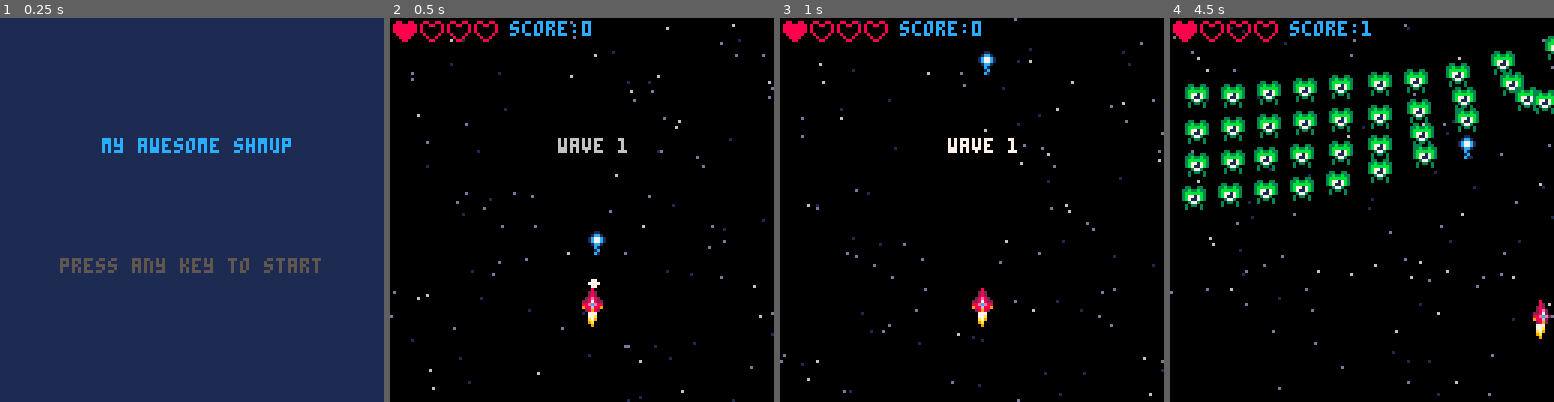
Above: before the commit, frames 1-4 (left to right).
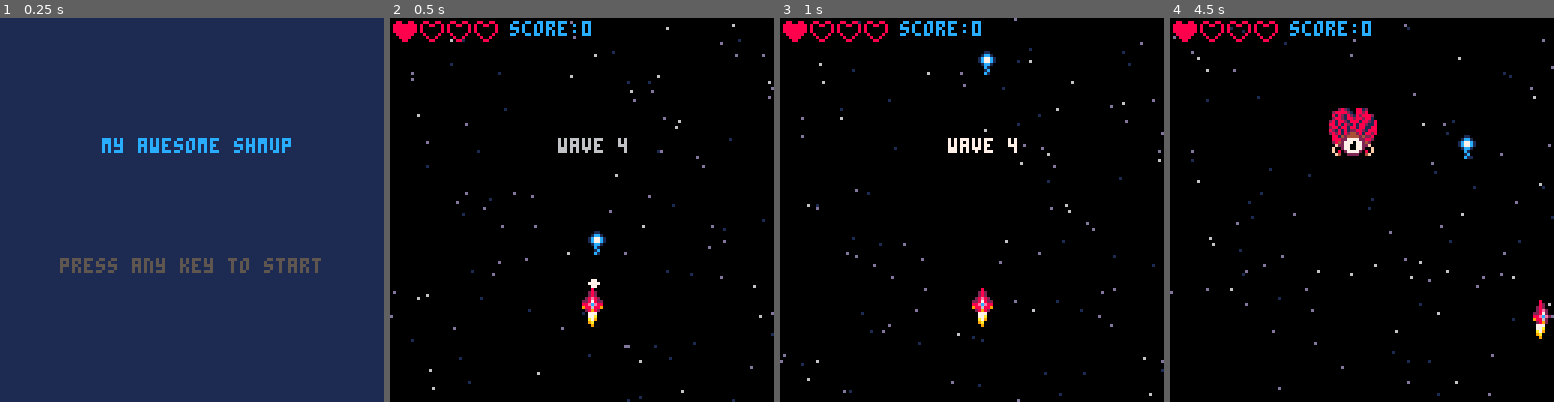
Above: after the commit, the same moments.

Repository: theRenard/shmup
Game: PICO-8 cartridge shmup_sep.p8
Two runs of this game, one before a commit and one after it. Both use one fixed random seed, a clock stepped at 60 frames per second and the inputs below.
Inputs:
- Up to frame 1 (0.25 s): no input
- Up to frame 2 (0.5 s): tap X (X key) at 0.33 s
- Up to frame 3 (1 s): tap O (Z key) at 0.7 s
- Up to frame 4 (4.5 s): tap X (X key) at 1.07, 1.85, 2.97, 4.08 s; hold Right 1.6-2.1 s; tap O (Z key) every 0.4 s from 1.7 to 4.1 s; hold Up 2.15-2.42 s; hold Right 2.47-3.03 s; hold Left 3.08-3.58 s; hold Down 3.63-3.97 s; hold Right from 4.02 s (still down)

Frame 1 is identical in both runs. In frame 2, less than 0.1% of the frame differs, in the area x 59-62%, y 31-36%; in frame 3, less than 0.1%; in frame 4, 11%, in the area x 3-100%, y 0-50%.

Commit message:
Refactor enemy movement, add enemy attack behavior, adjust attack frequency, and fix bullet movement bug

Diff:
--- a/behavior.lua
+++ b/behavior.lua
@@ -15,9 +15,10 @@
 
     if abs(myen.y-myen.posy) < 0.7 then
       myen.y=myen.posy
-      myen.mission = 'protec'
+      myen.x=myen.posx
+      myen.mission = 'protect'
     end
-  elseif myen.mission == 'protec' then
+  elseif myen.mission == 'protect' then
     -- do nothing
   elseif myen.mission == 'attack' then
 
@@ -67,29 +68,71 @@
 
     elseif myen.entype == 4 then
       -- move towards the player
-      myen.sy = 0.5
+      myen.sy = 0.35
+
+      if myen.y > 110 then
+        myen.sy = 1
+      else
+        if t % 20 == 0 then
+          firespread(myen, 8, 2, rnd())
+        end
+      end
     end
     move(myen)
   end
 end
 
-function picking()
+function picktimer()
   if mode != "game" then
     return
   end
 
+  if t > nextfire then
+    pickfire()
+    nextfire = t + 20 + rnd(20)
+  end
+
   if t % attackfreq == 0 then
-    local maxnum = min(10, #enemies)
-    local myindex = flr(rnd(maxnum))
-    myindex=#enemies-myindex
+    pickattack()
+  end
+end
 
-    local myen=enemies[myindex]
-    if myen.mission == 'protec' then
-      myen.mission = 'attack'
-      myen.anispd*=4
-      myen.wait = 30
-      myen.shake = 60
-    end
+function pickattack()
+  local maxnum = min(10, #enemies)
+  local myindex = flr(rnd(maxnum))
+  myindex=#enemies-myindex
+
+  local myen=enemies[myindex]
+
+  if myen == nil then
+    return
+  end
+
+  if myen.mission == 'protect' then
+    myen.mission = 'attack'
+    myen.anispd*=4
+    myen.wait = 30
+    myen.shake = 60
+  end
+end
+
+function pickfire()
+  local maxnum = min(10, #enemies)
+  local myindex = flr(rnd(maxnum))
+  myindex=#enemies-myindex
+
+  local myen=enemies[myindex]
+
+  if myen == nil then
+    return
+  end
+
+  if myen.mission == 'protect' then
+    -- myen.mission = 'attack'
+    -- myen.anispd*=4
+    -- myen.wait = 30
+    -- myen.shake = 60
+    fire(myen, 0, 2)
   end
 end
 
@@ -97,3 +140,16 @@
   obj.x += obj.sx
   obj.y += obj.sy
 end
+
+function killen(myen)
+  del(enemies, myen)
+  sfx(2)
+  score += 1
+  explode(myen.x + 4, myen.y + 4)
+
+  if myen.mission =="attack" then
+    if rnd(1) < 0.5 then
+      pickattack()
+    end
+  end
+end
--- /dev/null
+++ b/bullets.lua
@@ -0,0 +1,31 @@
+function fire(myen, ang, spd)
+  local myebul = makespr()
+  myebul.spr = 32
+  myebul.x = myen.x+3
+  myebul.y = myen.y+4
+
+  if (myen.entype == 4) then
+    myebul.x = myen.x+7
+    myebul.y = myen.y+6
+  end
+
+  myebul.ani = { 32, 33, 34, 33 }
+  myebul.anispd = 0.4
+
+  myebul.sx = sin(ang)*spd
+  myebul.sy = cos(ang)*spd
+
+  myebul.colw=6
+  myebul.colh=6
+  myebul.bulmode = true
+  myen.flash = 3
+  sfx(29)
+  add(ebuls, myebul)
+end
+
+function firespread(myen, num, spd, base)
+  base = base or 0
+  for i=1,num do
+    fire(myen, 1/num*i+base, spd)
+  end
+end
--- a/draw.lua
+++ b/draw.lua
@@ -77,8 +77,12 @@
      del(parts,myp)
     end
    end
+  end
 
-  end
+  --drawing bullets
+  for myebul in all(ebuls) do
+    drwmyspr(myebul)
+   end
 
   print("score:"..score,40,1,12)
 
--- a/main.lua
+++ b/main.lua
@@ -51,7 +51,7 @@
 
  function startgame()
   t=0
-  wave=0
+  wave=3
   nextwave()
 
   ship=makespr()
@@ -72,6 +72,7 @@
   lives=1
   invul=0
   attackfreq=60
+  nextfire=0
 
   stars={}
   for i=1,100 do
@@ -83,11 +84,9 @@
   end
 
   buls={}
-
+  ebuls={}
   enemies={}
-
   parts={}
-
   shwaves={}
 
  end
--- a/shmup_sep.p8
+++ b/shmup_sep.p8
@@ -7,6 +7,7 @@
 #include draw.lua
 #include waves_and_enemies.lua
 #include behavior.lua
+#include bullets.lua
 
 __gfx__
 0000000000080000000800000008000000000000007770000077700000a790000097a00000777000000000000000000000000000088008800880088000000000
@@ -25,12 +26,12 @@
 000c1000009aa900000c100000000000000000000037730000377300003773000037730000000000000000000000000000000000000000000000000000000000
 0001c000000990000001c00000000000000000000303303003033030030330300303303000000000000000000000000000000000000000000000000000000000
 000c100000000000000c100000000000000000000300003030000003300000030300003000000000000000000000000000000000000000000000000000000000
-009aa900000000000000000000000000000000000000000000000000022002200220022002822800000000000000000002822800000000000000000000000000
-09aaaa90000000000000000000000000000000000000000000000000088228800882288082882222008820000000000082882222000000000000000000000000
-9aa77aa9000000000000000000000000000000000000000000000000877778788777777882228288022282800002820082228288000000000000000000000000
-09a77a90000000000000000000000000000000000000000000000000887887788771777822828228028282200282822022828228000000000000000000000000
-009aa900000000000000000000000000000000000000000000000000878887888771177828877822088778200887782028877822000000000000000000000000
-0009900000000000000000000000000000000000000000000000000027787872277777728277c7820277c7800277c7808277c782000000000000000000000000
+02222000011110000000000000000000000000000000000000000000022002200220022002822800000000000000000002822800000000000000000000000000
+20ee0200102201000077000000000000000000000000000000000000088228800882288082882222008820000000000082882222000000000000000000000000
+2e77e200126621000777700000000000000000000000000000000000877778788777777882228288022282800002820082228288000000000000000000000000
+2e77e200126621000777700000000000000000000000000000000000887887788771777822828228028282200282822022828228000000000000000000000000
+20ee0200102201000077000000000000000000000000000000000000878887888771177828877822088778200887782028877822000000000000000000000000
+0222200001111000000000000000000000000000000000000000000027787872277777728277c7820277c7800277c7808277c782000000000000000000000000
 000000000000000000000000000000000000000000000000000000002002200220022002087cc780087cc780087cc780087cc780000000000000000000000000
 00000000000000000000000000000000000000000000000000000000020880200208802000877800008778000087780000877800000000000000000000000000
 00000000000000000000000000000000000000000000000000000000000000000000000000000000000000000000000000000000000000000000000000000000
--- a/tools.lua
+++ b/tools.lua
@@ -43,8 +43,17 @@
 
   if myspr.shake > 0 then
     myspr.shake -= 1
-    sprx += abs(sin(t/2.5))
-  end
+    --sprx += abs(sin(t/2.5)*1.5)
+    if t % 4 <2 then
+      sprx += 1
+    end
+  end
+
+  if myspr.bulmode then
+    sprx -= 2
+    spry -= 2
+  end
+
   spr(myspr.spr,sprx,spry,myspr.sprw,myspr.sprh)
  end
 
@@ -221,3 +230,11 @@
   myspr.colh=8
   return myspr
  end
+
+ function animate(entity)
+  entity.aniframe += entity.anispd
+  if flr(entity.aniframe) > #entity.ani then
+    entity.aniframe = 1
+  end
+  entity.spr = entity.ani[flr(entity.aniframe)]
+ end
--- a/update.lua
+++ b/update.lua
@@ -26,6 +26,8 @@
       newbul.y = ship.y - 3
       newbul.spr = 16
       newbul.colw = 6
+      newbul.sy = -4
+
       add(buls, newbul)
 
       sfx(0)
@@ -54,12 +56,21 @@
   end
 
   --move the bullets
-  for i = #buls, 1, -1 do
-    local mybul = buls[i]
-    mybul.y = mybul.y - 4
+  for mybul in all(buls) do
+    move(mybul)
 
     if mybul.y < -8 then
       del(buls, mybul)
+    end
+  end
+
+  --move the enemy bullets
+  for mybul in all(ebuls) do
+    move(mybul)
+    animate(mybul)
+
+    if mybul.y > 128 or mybul.x < -8 or mybul.x > 128 or mybul.y < -8 then
+      del(ebuls, mybul)
     end
   end
 
@@ -69,11 +80,8 @@
     doenemy(myen)
 
     -- animate enemy
-    myen.aniframe += myen.anispd
-    if flr(myen.aniframe) > #myen.ani then
-      myen.aniframe = 1
-    end
-    myen.spr = myen.ani[flr(myen.aniframe)]
+    animate(myen)
+
 
     --check if enemy is offscreen
     if myen.mission != 'flyin' then
@@ -95,10 +103,7 @@
         myen.flash = 2
 
         if myen.hp <= 0 then
-          del(enemies, myen)
-          sfx(2)
-          score += 1
-          explode(myen.x + 4, myen.y + 4)
+          killen(myen)
         end
       end
     end
@@ -118,6 +123,19 @@
     invul -= 1
   end
 
+  --collision ship x enemy bullets
+  if invul <= 0 then
+    for mybul in all(ebuls) do
+      if col(mybul, ship) then
+        explode(ship.x + 4, ship.y + 4, true)
+        lives -= 1
+        sfx(1)
+        invul = 60
+        del(ebuls, mybul)
+      end
+    end
+  end
+
   if lives <= 0 then
     mode = "over"
     lockout = t + 30
@@ -126,7 +144,7 @@
   end
 
   --picking
-  picking()
+  picktimer()
 
   --animate flame
   flamespr = flamespr + 1
Not shown, changed: the sound effects (__sfx__) section of shmup_sep.p8
